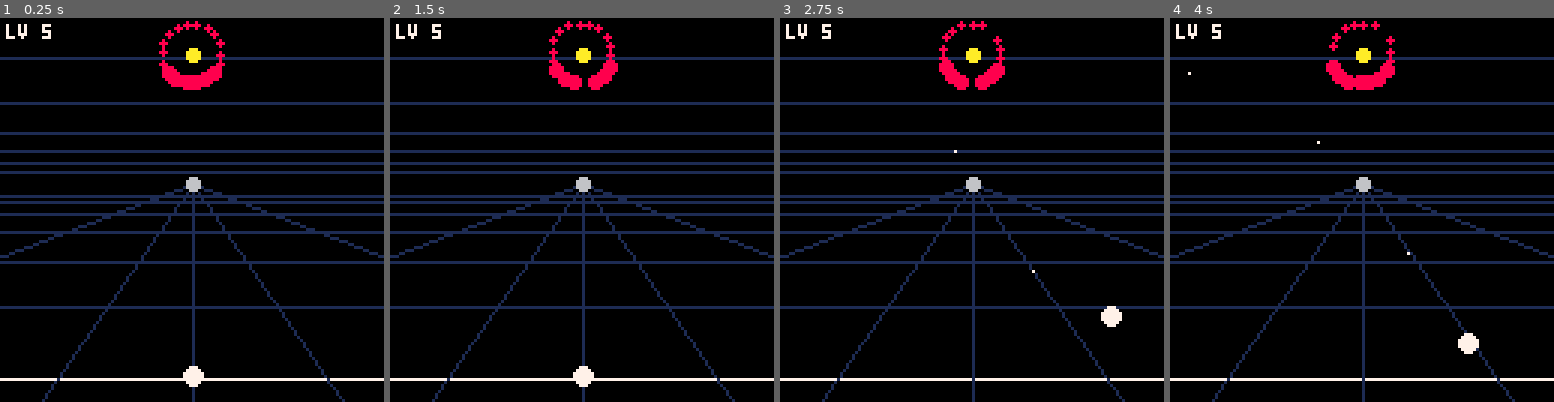
Above: before the commit, frames 1-4 (left to right).
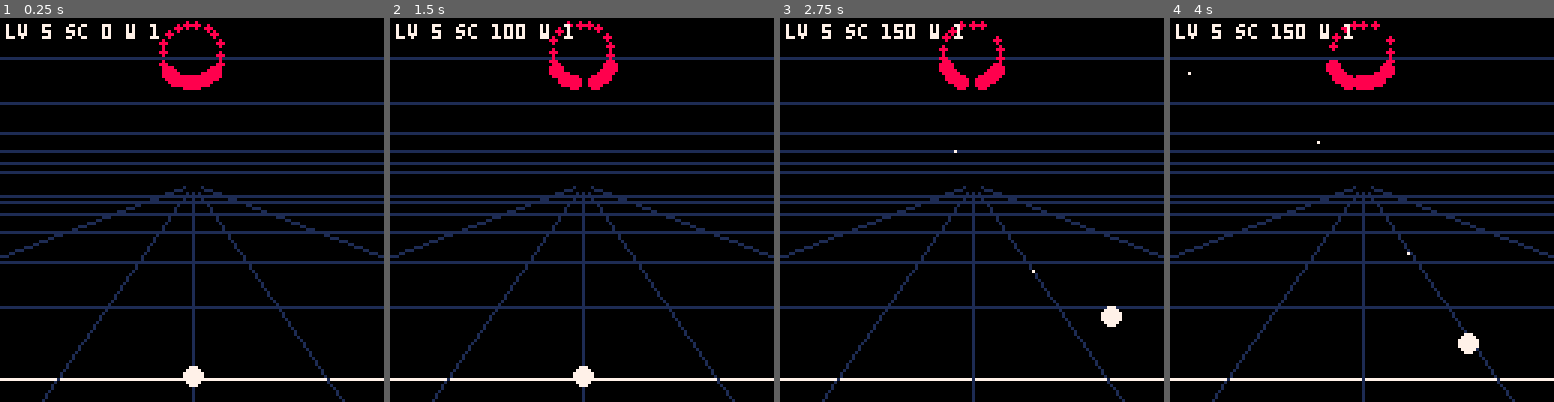
Above: after the commit, the same moments.

Repository: robotpony/game-jams
Game: PICO-8 cartridge 4/4.p8
Two runs of this game, one before a commit and one after it. Both use one fixed random seed, a clock stepped at 60 frames per second and the inputs below.
Inputs:
- Up to frame 1 (0.25 s): no input
- Up to frame 2 (1.5 s): tap O (Z key) at 0.7 s
- Up to frame 3 (2.75 s): hold Right 1.6-2.1 s; tap O (Z key) at 1.7, 2.1, 2.5 s; hold Right from 2.47 s (still down)
- Up to frame 4 (4 s): tap O (Z key) at 2.9, 3.3, 3.7 s; release Right at 3.03 s; hold Left 3.08-3.58 s

The runs differ from the first frame. In frame 1, 0.5% of the frame differs, in the area x 17-53%, y 1-46%; in frame 2, 0.7%; in frame 3, 0.7%; in frame 4, 0.7%.

Commit message:
Updated ship movement.

Diff:
--- a/4/4.p8
+++ b/4/4.p8
@@ -11,7 +11,6 @@
 SSPD=4
 ER={53,43,33}
 EB={0.13889,0.11111,0.08333}
-EN={7,6,5}
 ESPD=0.0007
 RGR=1
 D1X,D1Y=64,12
@@ -34,6 +33,21 @@
   return cx-r*sin(a),cy+r*cos(a)
 end
 
+function spawn_wave()
+  local n=min(24,18+2*(wv-1))
+  local t1=flr(n*7/18+0.5)
+  local t2=flr(n*6/18+0.5)
+  local cnt={t1,t2,n-t1-t2}
+  local idx=0
+  for t=1,3 do
+    for i=1,cnt[t] do
+      local ea=-EB[t]+2*EB[t]*(i-1)/(cnt[t]-1)
+      add(en,{tr=t,ea=ea,dir=1,r=0,ca=idx/n,x=D1X,y=D1Y,dv=0,mc=0,fc=rnd(90)})
+      idx+=1
+    end
+  end
+end
+
 function _init()
   sang=0
   ft=0
@@ -43,18 +57,26 @@
   ET=0
   lv=5
   wv=1
-  local idx=0
-  local tot=EN[1]+EN[2]+EN[3]
-  for t=1,3 do
-    for i=1,EN[t] do
-      local ea=-EB[t]+2*EB[t]*(i-1)/(EN[t]-1)
-      add(en,{tr=t,ea=ea,dir=1,r=0,ca=idx/tot,x=D1X,y=D1Y,dv=0,mc=0,fc=rnd(90)})
-      idx+=1
-    end
-  end
+  sc=0
+  frz=0
+  over=0
+  spawn_wave()
 end
 
 function _update()
+  if over==1 then return end
+  if frz>0 then
+    frz-=1
+    if frz<=0 then
+      wv+=1
+      ET=0
+      en={}
+      eshots={}
+      spawn_wave()
+    end
+    return
+  end
+
   if btn(0) then sang=max(-SC,sang-ST) end
   if btn(1) then sang=min(SC,sang+ST) end
   local shx,shy=arc_xy(CX,CY,SR,sang)
@@ -78,6 +100,7 @@
   ET+=1
   local wfc=max(20,90-5*(wv-1))
   local dch=min(0.5,0.05+0.015*(wv-1))
+  local espd=ESPD*(1+0.08*(wv-1))
   for e in all(en) do
     if e.dv==1 then
       e.x+=e.dvx
@@ -96,7 +119,7 @@
         e.r=ER[e.tr]
       end
     else
-      e.ea+=ESPD*e.dir
+      e.ea+=espd*e.dir
       local b=EB[e.tr]
       if e.ea>b then
         e.ea=b
@@ -154,11 +177,18 @@
     for j=#en,1,-1 do
       local e=en[j]
       if abs(s.x-e.x)<3 and abs(s.y-e.y)<3 then
+        sc+=50*e.tr+(e.dv==1 and 50 or 0)
         del(shots,s)
         del(en,e)
         break
       end
     end
+  end
+
+  if lv<=0 then
+    over=1
+  elseif #en==0 and frz<=0 then
+    frz=36
   end
 end
 
@@ -175,8 +205,7 @@
     local ex,ey=arc_xy(CX,CY,200,SC*i/2)
     line(CX,CY,ex,ey,1)
   end
-  circfill(CX,CY,2,6)
-  circfill(D1X,D1Y,2,10)
+  circfill(CX,CY,2,0)
   for e in all(en) do
     local dx,dy=e.x-CX,e.y-CY
     local sz=mid(1,(60-sqrt(dx*dx+dy*dy))/10,3)
@@ -190,5 +219,5 @@
   for s in all(eshots) do
     pset(s.x,s.y,14)
   end
-  print("lv "..lv,2,2,7)
-end
+  print("lv "..lv.." sc "..sc.." w "..wv,2,2,7)
+end
Not shown, changed: 4/CLAUDE.md
Not shown, changed: 4/PLAN.md
